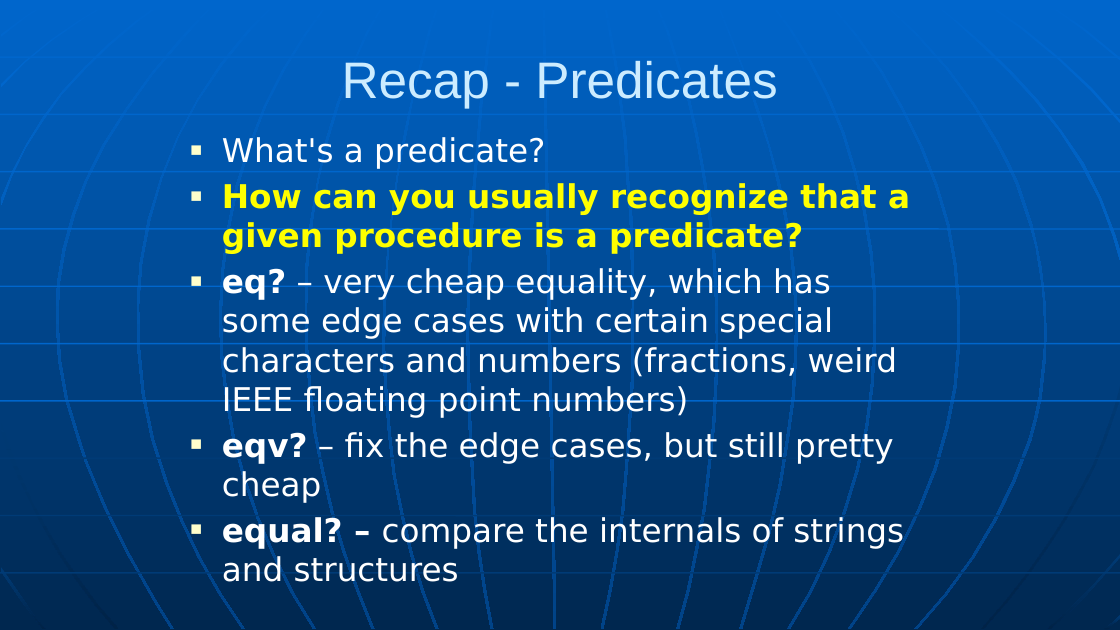
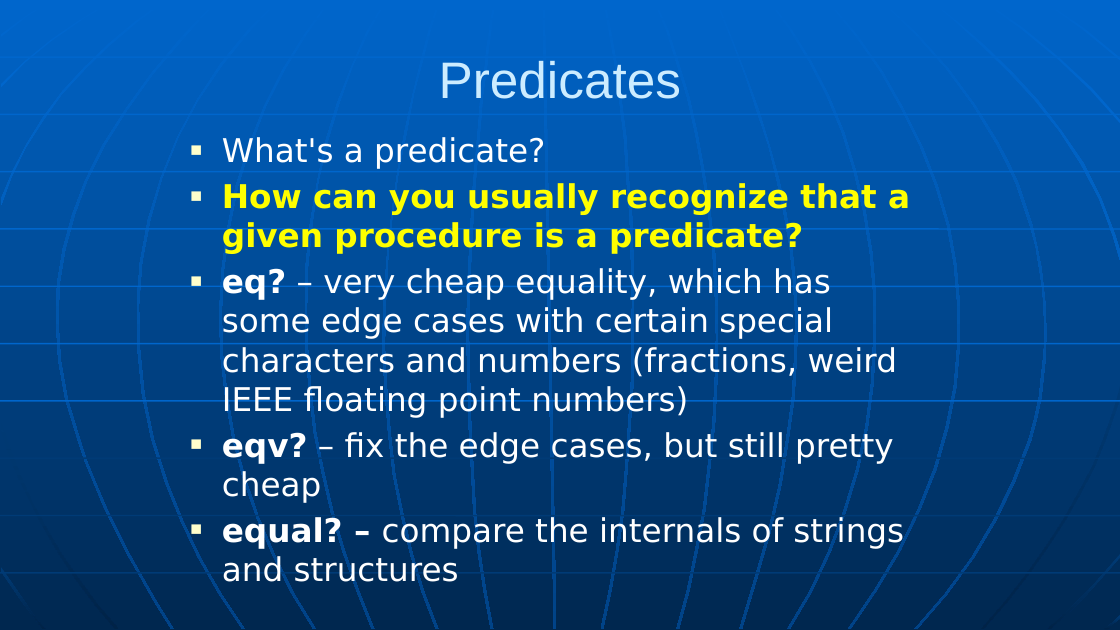
Before and after one commit to RHIT-CSSE/csse304, a slide deck: slide 9 of ClassMaterials/CourseIntro/CWA-intro.pptx (slide 10 before the commit). Drawn at 1120x630 pixels with LibreOffice and Linux fonts; fonts in the diff are those of the drawing. Boxes give left, top, right and bottom in pixels: in the first picture for what was removed or moved away, otherwise in the second. Text is boxed around its words. In the diff, an @@ line names an element or a change of style, - is before the commit and + after.

```diff
--- a/ClassMaterials/CourseIntro/CWA-intro.pptx
+++ b/ClassMaterials/CourseIntro/CWA-intro.pptx
@@ title at (439, 61, 681, 99): text changed @@
-Recap - Predicates
+Predicates
```
Also in this commit, not shown: 2 other slides changed, 1 slide removed, 2 other files.
